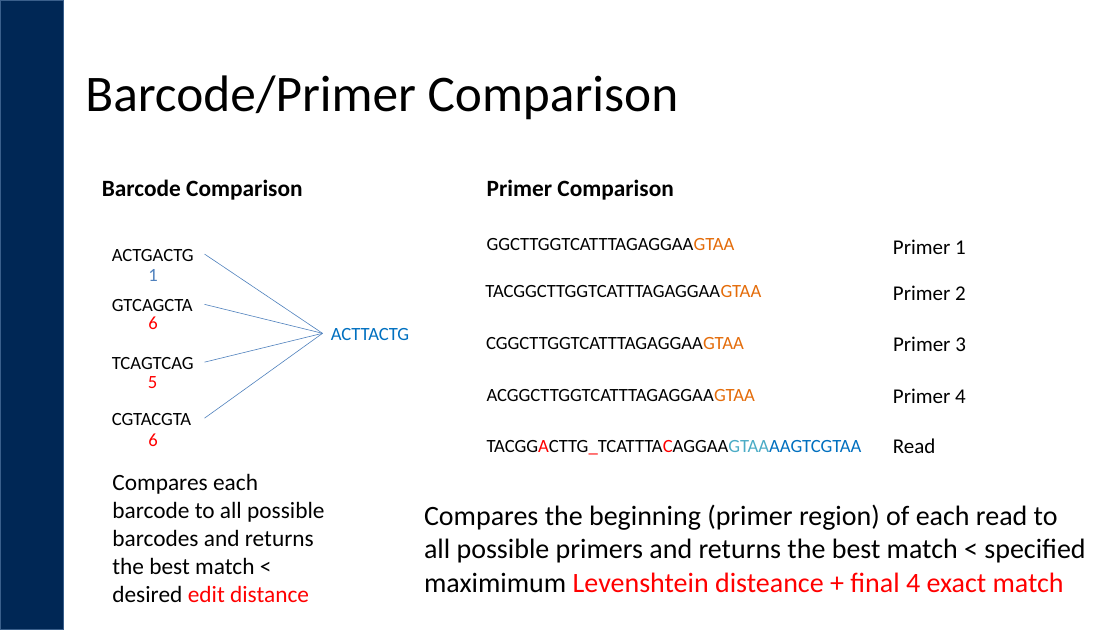
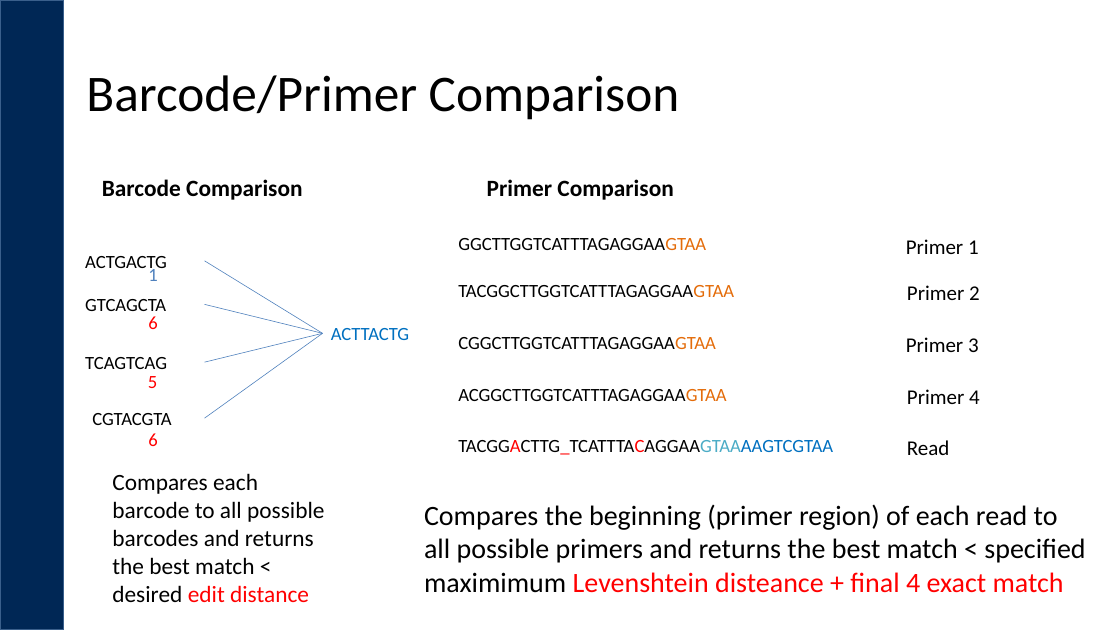
Before and after one commit to ucdavis-bioinformatics-training/2019_September_UCD_Microbial_Community_Analysis_Workshop, a slide deck: slide 14 of dbcAmplicons/dbcAmplicons_Bioinformatics.pptx. Drawn at 1120x630 pixels with LibreOffice and Linux fonts; fonts in the diff are those of the drawing; background and template pictures are left out. Boxes give left, top, right and bottom in pixels: in the first picture for what was removed or moved away, otherwise in the second. Text is boxed around its words. In the diff, an @@ line names an element or a change of style, - is before the commit and + after.

```diff
--- a/dbcAmplicons/dbcAmplicons_Bioinformatics.pptx
+++ b/dbcAmplicons/dbcAmplicons_Bioinformatics.pptx
@@ text "GGCTTGGTCATTTAGAGGAAGTAA": place and size @@
-text "GGCTTGGTCATTTAGAGGAAGTAA" at [487,238,735,250]
+text "GGCTTGGTCATTTAGAGGAAGTAA" at [458,238,706,250]
@@ text "ACTGACTG" rewrapped from [112,249,194,261] to [85,256,167,273] @@
@@ line moved from (323, 334) - (204, 254) to (323, 334) - (204, 260) @@
@@ text "GTCAGCTA": place and size @@
-text "GTCAGCTA" at [112,299,193,317]
+text "GTCAGCTA" at [85,299,166,317]
@@ text "TACGGCTTGGTCATTTAGAGGAAGTAA": place and size @@
-text "TACGGCTTGGTCATTTAGAGGAAGTAA" at [485,285,761,297]
+text "TACGGCTTGGTCATTTAGAGGAAGTAA" at [458,285,734,297]
@@ text "CGGCTTGGTCATTTAGAGGAAGTAA": place and size @@
-text "CGGCTTGGTCATTTAGAGGAAGTAA" at [486,337,744,349]
+text "CGGCTTGGTCATTTAGAGGAAGTAA" at [458,337,716,349]
@@ text "TCAGTCAG": place and size @@
-text "TCAGTCAG" at [112,357,194,369]
+text "TCAGTCAG" at [85,357,167,369]
@@ text "ACGGCTTGGTCATTTAGAGGAAGTAA": place and size @@
-text "ACGGCTTGGTCATTTAGAGGAAGTAA" at [487,389,755,401]
+text "ACGGCTTGGTCATTTAGAGGAAGTAA" at [458,389,726,401]
@@ text "CGTACGTA": place and size @@
-text "CGTACGTA" at [112,413,191,425]
+text "CGTACGTA" at [92,413,171,425]
@@ text "TACGGACTTG_TCATTTACAGGAAGTAAAAGTCGTAA": place and size @@
-text "TACGGACTTG_TCATTTACAGGAAGTAAAAGTCGTAA" at [487,440,862,455]
+text "TACGGACTTG_TCATTTACAGGAAGTAAAAGTCGTAA" at [458,440,833,455]
@@ 5 texts: place and size @@
-5 texts at [893,239,966,453]
+5 texts at [906,239,980,455]
```
Also in this commit, not shown: 3 other slides changed, 15 other files.
